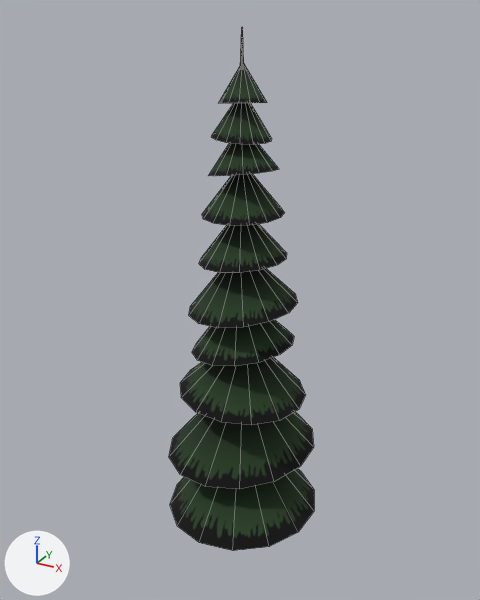
One commit to the FBX model Ludum dare/Assets/Graph/3D/Props/SM_Tree.fbx: the scene before it, then after it.
One viewpoint serves both versions: a 50 mm lens placed at (3.27, -6.0, 6.38), pointed at (-0.07, 0.09, 3.34). The axes (+X, +Y, +Z) are drawn at lower left. The lights are the same throughout. Mesh edges are drawn as thin lines.

The older version as bpy lines, for what is in view:
```python
me_cylinder_027 = bpy.data.meshes.new('Cylinder.027')
me_cylinder_027.from_pydata(...)  # 185 vertices, 170 faces; spans x -0.94..0.96, y -0.99..1.0, z 0.03..6.21
me_cylinder_027.materials.append(mat_mt_turbopanda)  # picture img_texture_png
ob_sm_tree = bpy.data.objects.new('SM_Tree', me_cylinder_027)
ob_sm_tree.location = (0.0, 0.0, 0.0)
```
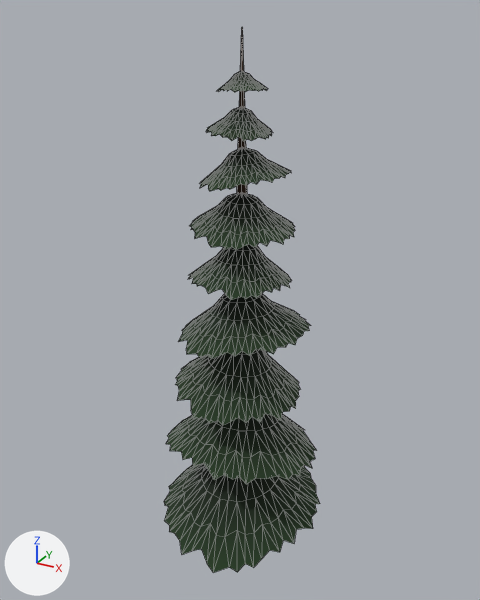
What differs and where, as boxes [x1, y1, x2, y2] in the pictures (480 x 600 px):
'SM_Tree', reshaped (8% wider): before [169, 27, 314, 551]; after [164, 27, 320, 573]
part 1 of me_cylinder_027, rebuilt (6% wider, 45% shorter): before [219, 64, 267, 103]; after [217, 71, 268, 92]
part 2 of me_cylinder_027, rebuilt: before [192, 320, 294, 366]; after [178, 294, 311, 359]
part 3 of me_cylinder_027, rebuilt: before [199, 224, 287, 273]; after [190, 193, 295, 250]
part 4 of me_cylinder_027, rebuilt: before [180, 357, 306, 425]; after [175, 349, 300, 425]
part 5 of me_cylinder_027, rebuilt: before [170, 468, 314, 551]; after [164, 463, 320, 573]
part 6 of me_cylinder_027, rebuilt: before [211, 103, 272, 145]; after [206, 107, 272, 141]
part 7 of me_cylinder_027, rebuilt: before [189, 269, 298, 328]; after [188, 244, 292, 300]
part 8 of me_cylinder_027, rebuilt: before [169, 412, 314, 489]; after [166, 413, 316, 484]
part 9 of me_cylinder_027, built on: before [202, 143, 285, 226]; after [200, 148, 291, 191]

Patch to the scene script:
```diff
--- a/Ludum dare/Assets/Graph/3D/Props/SM_Tree.fbx.py
+++ b/Ludum dare/Assets/Graph/3D/Props/SM_Tree.fbx.py
@@ me_cylinder_027 @@
 # used by ob_sm_tree; location = (0.0, 0.0, 0.0)
-me_cylinder_027.from_pydata(...)  # 185 vertices, 170 faces; spans x -0.94..0.96, y -0.99..1.0, z 0.03..6.21
+me_cylinder_027.from_pydata(...)  # 1304 vertices, 2046 faces; spans x -1.03..0.99, y -1.1..1.12, z 0.03..6.21
+# me_cylinder_027 part 1: the loose piece of 15 vertices spanning x -0.23..0.24, y -0.23..0.22, z 5.49..5.9 is rebuilt with 141 vertices and now spans x -0.25..0.26, y -0.23..0.24, z 5.62..5.82
+# me_cylinder_027 part 2: the loose piece of 15 vertices spanning x -0.58..0.6, y -0.58..0.6, z 2.73..3.5 is rebuilt with 141 vertices and now spans x -0.68..0.72, y -0.76..0.75, z 2.94..3.54
+# me_cylinder_027 part 3: the loose piece of 15 vertices spanning x -0.47..0.48, y -0.48..0.49, z 3.83..4.47 is rebuilt with 141 vertices and now spans x -0.63..0.61, y -0.56..0.56, z 4.17..4.63
+# me_cylinder_027 part 4: the loose piece of 15 vertices spanning x -0.75..0.75, y -0.73..0.75, z 2.19..2.99 is rebuilt with 141 vertices and now spans x -0.84..0.7, y -0.78..0.77, z 2.16..2.96
+# me_cylinder_027 part 5: the loose piece of 15 vertices spanning x -0.94..0.96, y -0.99..1.0, z 0.49..1.79 is rebuilt with 141 vertices and now spans x -1.03..0.99, y -1.1..1.12, z 0.43..1.48
+# me_cylinder_027 part 6: the loose piece of 15 vertices spanning x -0.31..0.3, y -0.31..0.31, z 5.16..5.64 is rebuilt with 141 vertices and now spans x -0.34..0.31, y -0.37..0.39, z 5.2..5.49
+# me_cylinder_027 part 7: the loose piece of 15 vertices spanning x -0.6..0.62, y -0.61..0.62, z 3.25..4.02 is rebuilt with 141 vertices and now spans x -0.59..0.57, y -0.61..0.55, z 3.57..4.12
+# me_cylinder_027 part 8: the loose piece of 15 vertices spanning x -0.8..0.81, y -0.87..0.88, z 1.41..2.47 is rebuilt with 141 vertices and now spans x -0.92..0.94, y -0.83..0.85, z 1.35..2.25
+# me_cylinder_027 part 9
+# 29 vertices are removed from x -0.43..0.45, y -0.43..0.44, z 4.37..5.31
+# 28 faces are deleted
+# 135 vertices are added at x -0.4..0.47, y -0.53..0.52, z 4.7..5.09
+# 5 new vertices lie (0.02, -0.05, 0.0) away from vertices in x -0.27..0.3, y -0.19..0.25, z 4.81..5.04
+# 224 new faces join them
+# me_cylinder_027 part 10: the surface is now shaded flat
 me_cylinder_027.materials.append(mat_mt_turbopanda)
```
